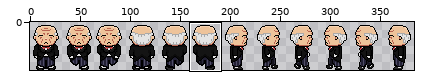
Two versions of one sprite sheet, sprites/butlersprites.png. The first picture is a wide view before the edit; the outline marks the close-up.
Close-up. As it was:
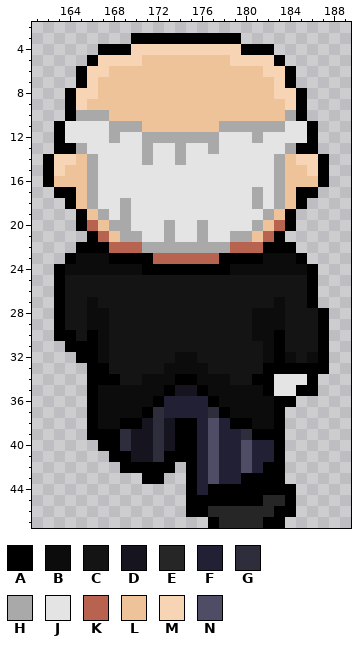
The file is 384x48 pixels. Shown: x 161..189, y 2..47. The commit also changed other parts of the picture, which this record leaves out.
Palette (. is transparent): A #000000  B #0c0c0c  C #141414  D #16141f  E #272626  F #222034  G #2e2d3b  H #a9a9a9  J #e4e4e4  K #b86250  L #eec39a  M #f7d4b3  N #4f4d66
Pixels before, first column x 162:
 3 ........AAAAAAAAAA........
 4 .....AAAMMMMMMMMMMAAA.....
 5 ....AMMMMLLLLLLLLMMMMA....
 6 ...AMMLLLLLLLLLLLLLLMMA...
 7 ...AMLLLLLLLLLLLLLLLLMA...
 8 ..AMMLLLLLLLLLLLLLLLLMMA..
 9 ..AMLLLLLLLLLLLLLLLLLLMA..
10 ..AHHHLLLLLLLLLLLLLLLLHA..
11 .AJJJJHHHLLLLLLLHHHHHHJJA.
12 .AJJJJHJJHHHHHHHJJJHJJJJA.
13 .AAHJJJJJHJJHJJHJJJJJJHAA.
14 AMMLHJJJJHJJHJJJJJJJJHLMMA
15 AMLLHJJJJJJJJJJJJJJJJHLLMA
16 ALLLHJJJJJJJJJJJJJJJJHLLLA
17 .AALHJJJJJJJJJJJJJJHJHLAA.
18 ..ALHJJHJJJJJJJJJJJHJHLA..
19 ...ALHJHJJJJJJJJJJJJHLA...
20 ...AKLHHJJJHJJHJJJJHLKA...
21 ....AKLHHJJHJJHJJHHLKA....
22 ...AAAKKKHHHHHHHHKKKAAA...
23 ..ABBBAAAAKKKKKKAAAABBBA..
24 .ABBBBBBBAAAAAAAABBBBBBBA.
25 .ACCCCCCCCCCCCCCCCCCCCCCA.
26 .ACCCCCCCCCCCCCCCCCCCCCCA.
27 .ACCBCCCCCCCCCCCCCCCCBCCA.
28 .ACCBBCCCCCCCCCCCCCBBBCCCA
29 .ACCBBCCCCCCCCCCCCCBBBCCCA
30 .AACABCCCCCCCCCCCCCBBACCCA
31 ..AAABCCCCCCCCCCCCCCBACCCA
32 ...AABCCCCCCBBCCCCCCBABCBA
33 ....AACCCCCBBBBCCCCCAAAAAA
34 ....AAACCBBBAABBBCCAAJJJA.
35 ....ABBBBBBADDABBBBBAJJAA.
36 ....ABBBBBAFFFFABBBBBAA...
37 ....ABBBBAGFFFFGABBBBA....
38 ....ABBAADGDAAFNFAABBA....
39 ....AAAGDDGDAAFNFFGAAA....
40 .....AAGDDGDAAFNFFNFFA....
41 ......AADDGAAAFNFFNFFA....
42 .......AAAAA.AFNFFNFAA....
43 .........AA..AFNFFAAAA....
44 .............AFAAAAAAAA...
45 .............AAAAAAAEEA...
46 .............AAEEEEEEAA...
47 ...............AEEEEAA....
The result:
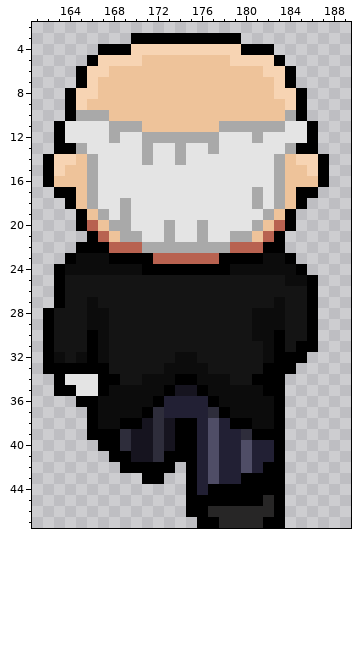
From old to new:
There is now colour A in rows 28 to 32 at x 162; in row 33 at x 162 to 165; in row 34 at x 163; in row 35 at x 163 to 164; in row 36 at x 165; in row 47 at x 176.
The edit turns colour B into colour A in row 23 at x 184; in row 24 at x 185; in row 32 at x 184; in row 35 at x 167.
The edit turns colour C into colour A in rows 28 to 30 at x 186; in row 31 at x 185 to 186; in row 32 at x 185.
The edit turns colour E into colour A in row 45 at x 183.
The edit turns colour J into colour A in rows 34 to 35 at x 183.
There is now colour B in row 32 at x 163.
The edit turns colour A into colour B in row 32 at x 165.
The edit turns colour C into colour B in row 25 at x 184 to 185.
There is now colour C in row 31 at x 163; in row 32 at x 164.
The edit turns colour A into colour C in rows 28 to 29 at x 163; in row 30 at x 163 to 164; in row 31 at x 164 to 165.
There is now colour J in row 34 at x 164 to 165; in row 35 at x 165.
The edit turns colour A into colour J in rows 34 to 35 at x 166.
The edit erases colour A in row 22 at x 184; in row 23 at x 185; in row 24 at x 186; in rows 28 to 32 at x 187; in row 33 at x 185 to 187; in row 34 at x 186.
The edit erases colour A in row 35 at x 185 to 186; in row 36 at x 184; in rows 44 to 46 at x 184.
The edit erases colour B in row 32 at x 186.
The edit erases colour J in row 34 at x 184 to 185; in row 35 at x 184.
Changed places in both close-ups, as pixel boxes (x1, y1, x2, y2):
changed: (274, 242, 329, 407)
changed: (43, 308, 109, 407)
changed: (274, 484, 296, 517)
added: (197, 517, 208, 528)
